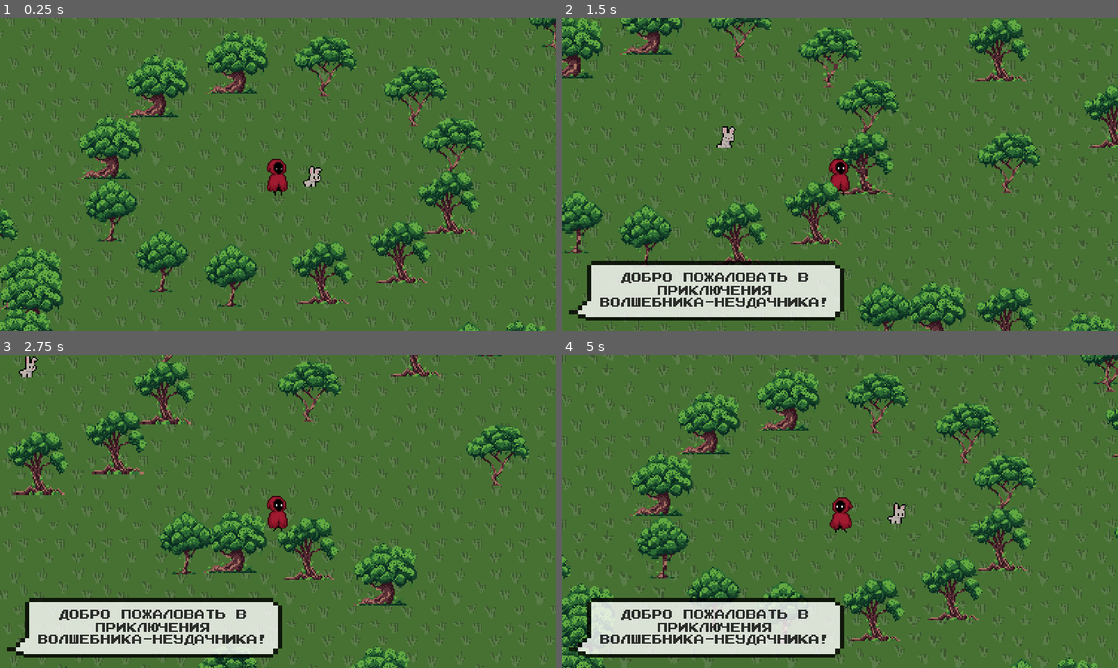
Above: before the commit, frames 1-4 (two rows, left to right).
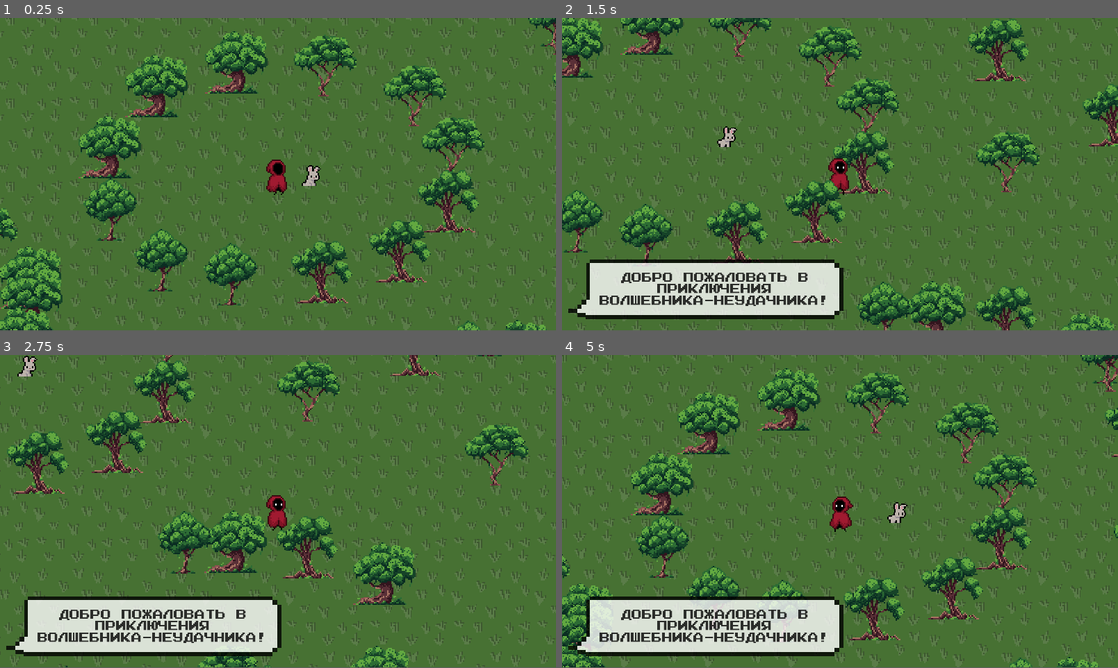
Above: after the commit, the same moments.

Repository: DimalexX/LoserWizard
Game: Godot game, scene res://Game.tscn
The game is run twice, just before and just after one commit, with the same random seed, the same clock (stepped at 60 frames per second) and the same inputs.
Inputs (mouse positions are in pixels of both pictures, inside the frame that each line leads up to):
- Up to frame 1 (0.25 s): no input
- Up to frame 2 (1.5 s): move the mouse to (962, 158) at 0.52 s; press the mouse at (962, 158) at 0.53 s; hold D (right) 0.53-1.28 s; move the mouse to (728, 190) at 1.27 s; release the mouse at (728, 190) at 1.28 s; hold S (down) from 1.28 s (still down); click (728, 190) at 1.35 s
- Up to frame 3 (2.75 s): move the mouse to (333, 442) at 2.02 s; release S (down) at 2.03 s; press the mouse at (333, 442) at 2.03 s; hold D (right) from 2.03 s (still down)
- Up to frame 4 (5 s): move the mouse to (812, 574) at 2.77 s; release D (right) at 2.78 s; release the mouse at (812, 574) at 2.78 s; hold W (up) 2.78-3.53 s; click (812, 574) at 2.85 s; move the mouse to (1006, 558) at 3.52 s; press the mouse at (1006, 558) at 3.53 s; hold A (left) from 3.53 s (still down); move the mouse to (673, 464) at 4.27 s; release the mouse at (673, 464) at 4.28 s; click (673, 464) at 4.35 s
In our replay, the window is 800x451 before the commit and 800x450 after it. These sizes can differ from the game's own. Grey fills any space a smaller window leaves; there, only what the larger window draws over its background counts as a difference.

The runs differ from the first frame. In frame 1, 8.3% of the frame differs, in the area x 0-100%, y 0-100%; in frame 2, 12%; in frame 3, 8.1%; in frame 4, 10%.

Commit message:
stretch mode 2D

Diff:
--- a/Enemies/Rabbit.tscn
+++ b/Enemies/Rabbit.tscn
@@ -35,7 +35,6 @@
 scale = Vector2( 0.5, 0.5 )
 frames = SubResource( 3 )
 animation = "idle"
-frame = 1
 playing = true
 
 [connection signal="animation_finished" from="AnimatedSprite" to="." method="_on_AnimatedSprite_animation_finished"]
--- a/Player/Player.tscn
+++ b/Player/Player.tscn
@@ -132,7 +132,7 @@
 [node name="Sprite" type="AnimatedSprite" parent="."]
 frames = SubResource( 5 )
 animation = "idle"
-frame = 2
+frame = 3
 playing = true
 
 [node name="Camera2D" type="Camera2D" parent="."]
--- a/project.godot
+++ b/project.godot
@@ -24,7 +24,7 @@
 window/size/height=240
 window/size/test_width=1280
 window/size/test_height=720
-window/stretch/mode="viewport"
+window/stretch/mode="2d"
 window/stretch/aspect="keep"
 
 [gui]
